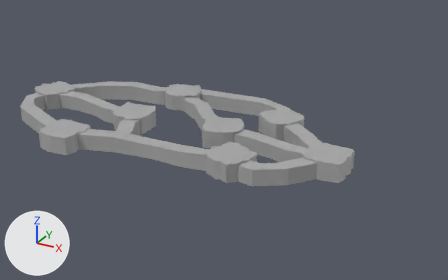
The FBX model Assets/Models/Dungeon/Dungeon.fbx, before and after one commit.
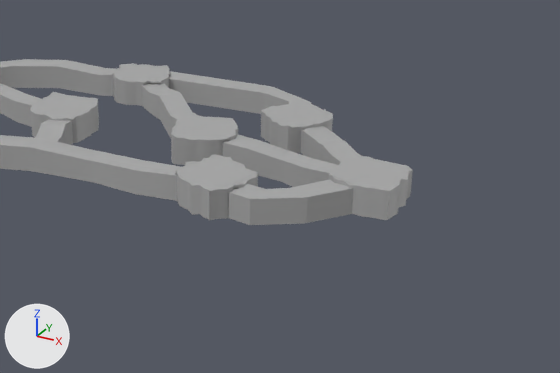
The first picture shows the older version from a 50 mm camera at (1.29, -2.94, 1.48) aimed at (-0.33, 0.02, 0.0). The close-ups show both versions on the part from 21% to 100% of the width and 16% to 100% of the height of that picture; other places that the commit changed are outside them. The axes (+X, +Y, +Z) are drawn at lower left. The lights are the same throughout. Where no turn or scale is listed for an object, it has been applied to the vertices.

The older version as bpy lines, for what is in view:
```python
me_mesh = bpy.data.meshes.new('Mesh')
me_mesh.from_pydata(...)  # 308 vertices, 272 faces; spans x -0.117..0.124, y -0.12..0.119, z 0.0..0.114
me_mesh.materials.append(mat_standardsurface1)  # grey #aaaaaa
me_mesh_002 = bpy.data.meshes.new('Mesh.002')
me_mesh_002.from_pydata(...)  # 63 vertices, 54 faces; spans x -0.236..0.213, y -0.072..0.08, z -0.047..0.052
me_mesh_002.materials.append(mat_standardsurface1)  # grey #aaaaaa
me_mesh_014 = bpy.data.meshes.new('Mesh.014')
me_mesh_014.from_pydata(...)  # 63 vertices, 54 faces; spans x -0.292..0.228, y -0.089..0.079, z -0.047..0.052
me_mesh_014.materials.append(mat_standardsurface1)  # grey #aaaaaa
ob_hallway1_3 = bpy.data.objects.new('Hallway1_3', me_mesh_002)
ob_hallway1_3.location = (0.012, -0.049, 0.047)
ob_hallway6_8 = bpy.data.objects.new('Hallway6_8', me_mesh_014)
ob_hallway6_8.location = (-1.268, -0.009, 0.047)
ob_room1 = bpy.data.objects.new('Room1', me_mesh)
ob_room1.location = (0.338, -0.074, 0.0)
# also in view: 'Room4' at (-0.09, 0.29, 0.06); 'Hallway2_6' at (-0.83, -0.27, 0.05); 'Hallway7_8' at (-1.32, 0.28, 0.05); 'Room2' at (-0.11, -0.32, 0.06); 'Hallway4_7' at (-0.44, 0.47, 0.05)
```
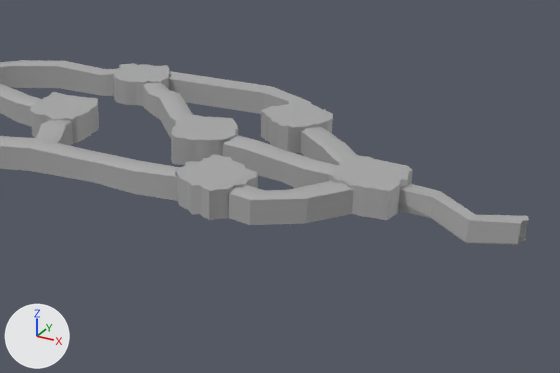
Changed parts and their boxes (x1, y1, x2, y2) in the close-ups (560 x 373 px):
```json
{"object": "Room1", "change": "reshaped", "before": [329, 155, 413, 220], "after": [328, 155, 529, 245], "on screen": "138% wider, 38% taller"}
{"part": 1, "of": "me_mesh", "change": "built on", "before": [398, 184, 408, 208], "after": [398, 183, 529, 245]}
```

The change, as JSON lines over the scene's bpy script:
```json
{"block": "me_mesh", "where": "# used by ob_room1; location = (0.338, -0.074, 0.0)"}
{"op": "remove", "block": "me_mesh", "code": "me_mesh.from_pydata(...)  # 308 vertices, 272 faces; spans x -0.117..0.124, y -0.12..0.119, z 0.0..0.114"}
{"op": "add", "block": "me_mesh", "code": "me_mesh.from_pydata(...)  # 336 vertices, 296 faces; spans x -0.117..0.528, y -0.142..0.119, z 0.0..0.114"}
{"block": "me_mesh", "change": "me_mesh part 1"}
{"block": "me_mesh", "change": "2 vertices are removed from x 0.11..0.124, y 0.0..0.024, z 0.005..0.006"}
{"block": "me_mesh", "change": "6 faces are deleted"}
{"block": "me_mesh", "change": "3 vertices move from x 0.11..0.117, y -0.022..0.049, z 0.0..0.006 to x 0.11..0.119, y -0.027..0.053, z 0.0..0.037"}
{"block": "me_mesh", "change": "30 vertices are added at x 0.226..0.528, y -0.142..0.04, z 0.0..0.078"}
{"block": "me_mesh", "change": "30 new faces join them"}
```
